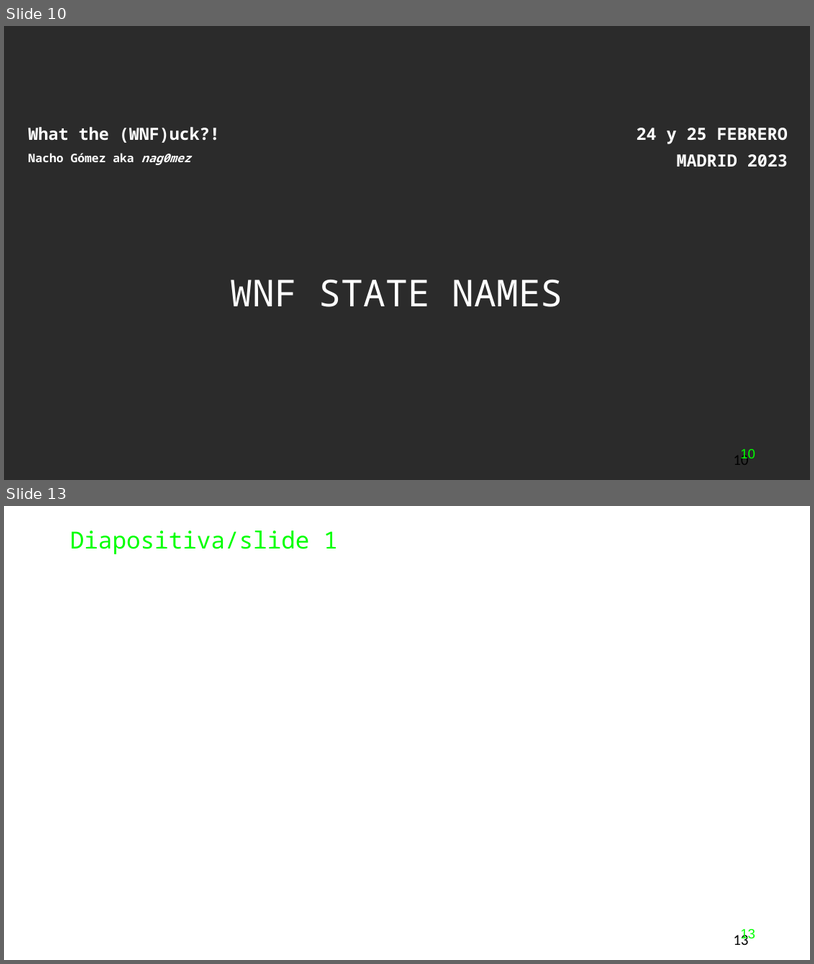
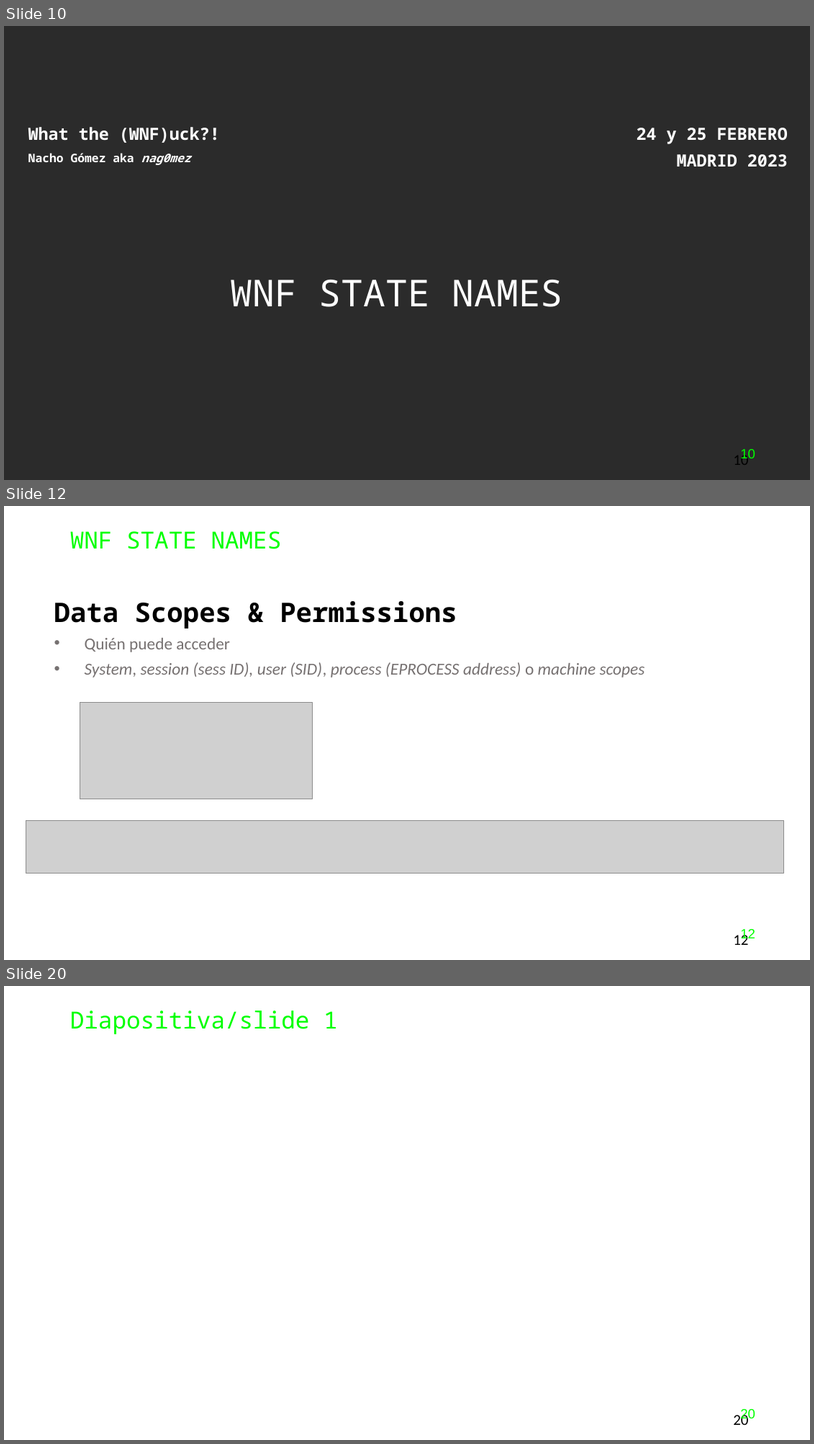
Before and after one commit to Nagomez97/WNFuck, a slide deck: h-c0n_PPT_template_2023-v2.pptx. Shown one above the other, each under a label of ours: slides 10 and 13 before the commit, slides 10, 12 and 20 after it; the slides between them are not shown. The pictures are 814x964 and 814x1444 pixels, drawn with LibreOffice and Linux fonts; fonts in the diff are those of the drawing; grey boxes stand for pictures; background and template pictures are left out; a plain dark background stands for a picture behind light text. Boxes give left, top, right and bottom in pixels: in the first picture for what was removed or moved away, otherwise in the second. Text is boxed around its words. In the diff, an @@ line names an element or a change of style, - is before the commit and + after.

```diff
--- a/h-c0n_PPT_template_2023-v2.pptx
+++ b/h-c0n_PPT_template_2023-v2.pptx
@@ slide 12 added at box(4, 506, 810, 960), background #FFFFFF @@
@@ text added at box(70, 531, 282, 549), 28 pt, text #00FF00 @@
+WNF STATE NAMES
@@ text added at box(54, 601, 646, 677), 20 pt, text #767171, italic @@
+Data Scopes & Permissions
+• Quién puede acceder
+• System, session (sess ID), user (SID), process (EPROCESS address) o machine scopes
@@ picture added at box(80, 703, 312, 800) @@
@@ picture added at box(26, 820, 784, 873) @@
@@ page number added at box(733, 932, 748, 944), 16 pt, text #00FF00 @@
+12
@@ page number added at box(741, 929, 756, 941), 18 pt, text #000000 @@
+12
@@ what was slide 13 is now slide 20 @@
@@ page number at box(733, 1412, 748, 1424): text changed @@
-13
+20
@@ page number at box(741, 1409, 756, 1421): text changed @@
-13
+20
```
Also in this commit, not shown: 1 slide changed, 6 other slides added, 18 other files.
